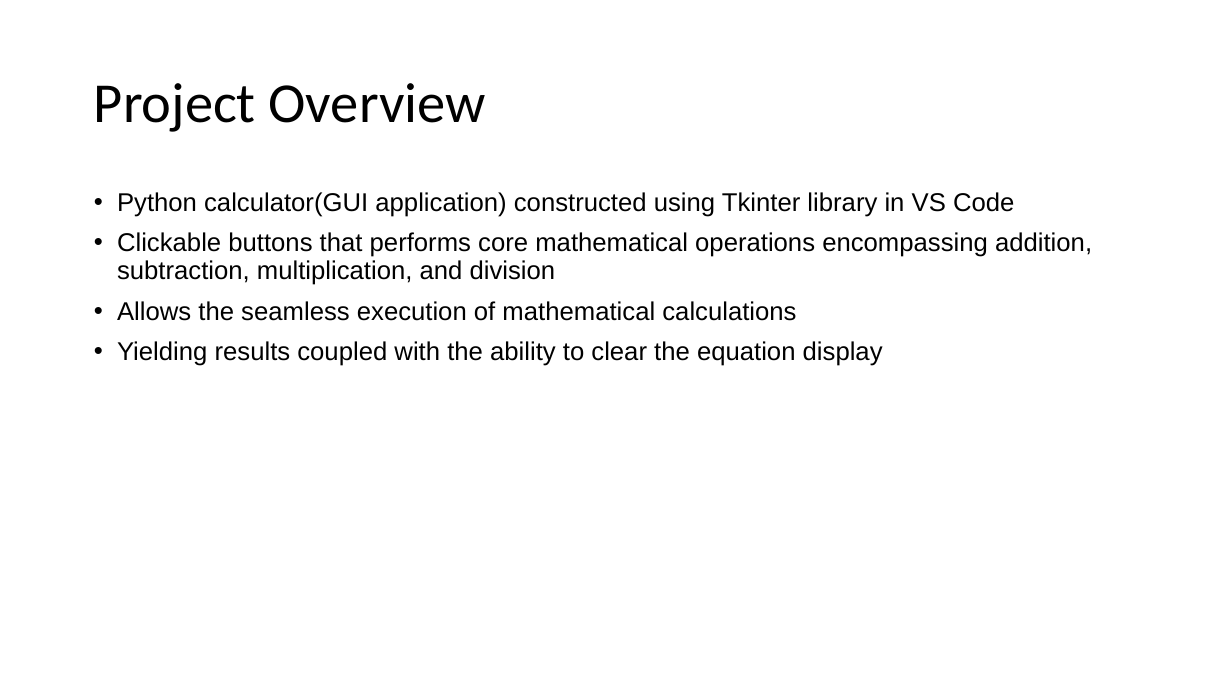
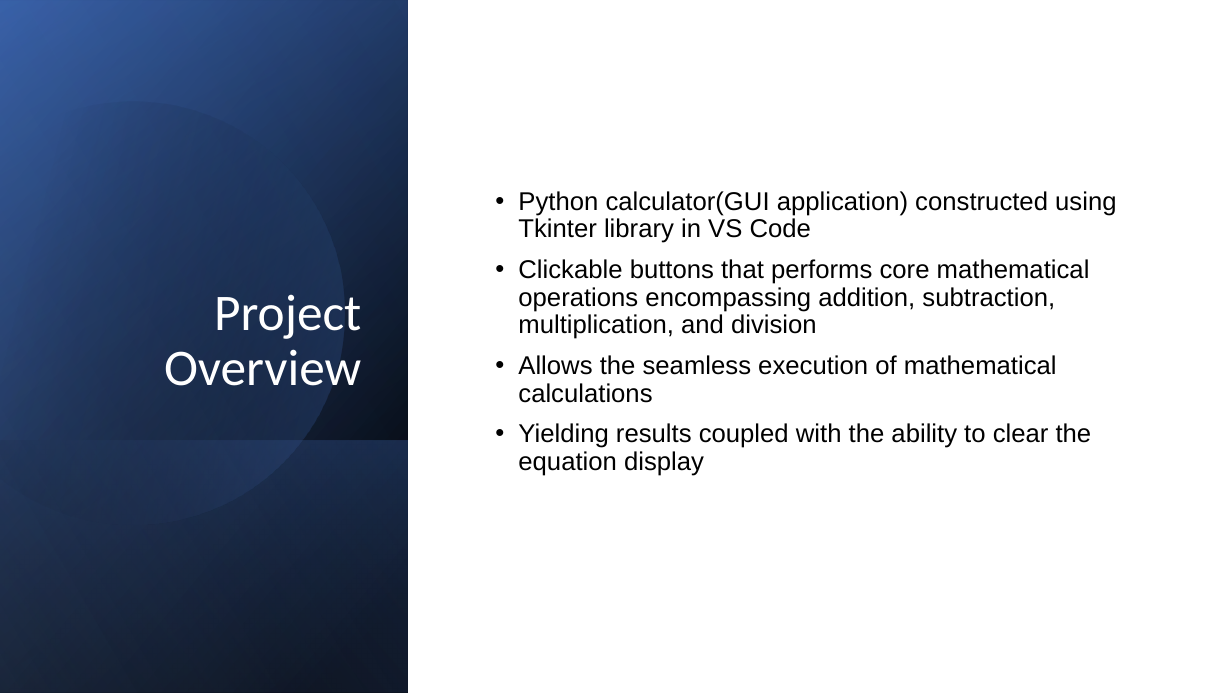
Before and after one commit to Gmahajan189/Project1, a slide deck: slide 2 of Project 1.pptx. Drawn at 1232x693 pixels with LibreOffice and Linux fonts; fonts in the diff are those of the drawing. Boxes give left, top, right and bottom in pixels: in the first picture for what was removed or moved away, otherwise in the second. Text is boxed around its words. In the diff, an @@ line names an element or a change of style, - is before the commit and + after.

Commit message:
git commit

```diff
--- a/Project 1.pptx
+++ b/Project 1.pptx
@@ rectangle added at (0,0,1232,693), fill #FFFFFF @@
@@ rectangle added at (0,0,409,693), fill gradient #000000 to #2F5597 @@
@@ rectangle added at (0,1,409,693), fill gradient #000000 to #4472C4 @@
@@ rectangle added at (0,0,409,692), fill gradient #000000 to #8FAADC @@
@@ freeform shape added at (0,52,395,567), fill gradient #000000 to #4472C4 @@
@@ title "Project Overview": place and size @@
-title "Project Overview" at (94,83,486,132)
+title "Project Overview" at (164,294,361,386)
@@ title "Project Overview" at (164,294,361,386): size 44 to 40 pt, text colour #000000 to #FFFFFF; alignment left to right; vertical alignment middle to bottom @@
@@ text "Python calculator(GUI application) constructed using ...": place and size @@
-text "Python calculator(GUI application) constructed using ..." at (117,192,1092,366)
+text "Python calculator(GUI application) constructed using ..." at (518,191,1116,476)
@@ text "Python calculator(GUI application) constructed using ..." at (518,191,1116,476): vertical alignment top to middle @@
@@ rectangle added at (0,440,409,693), fill gradient #4472C4 to #000000 @@
```
Also in this commit, not shown: 1 other slide changed.
